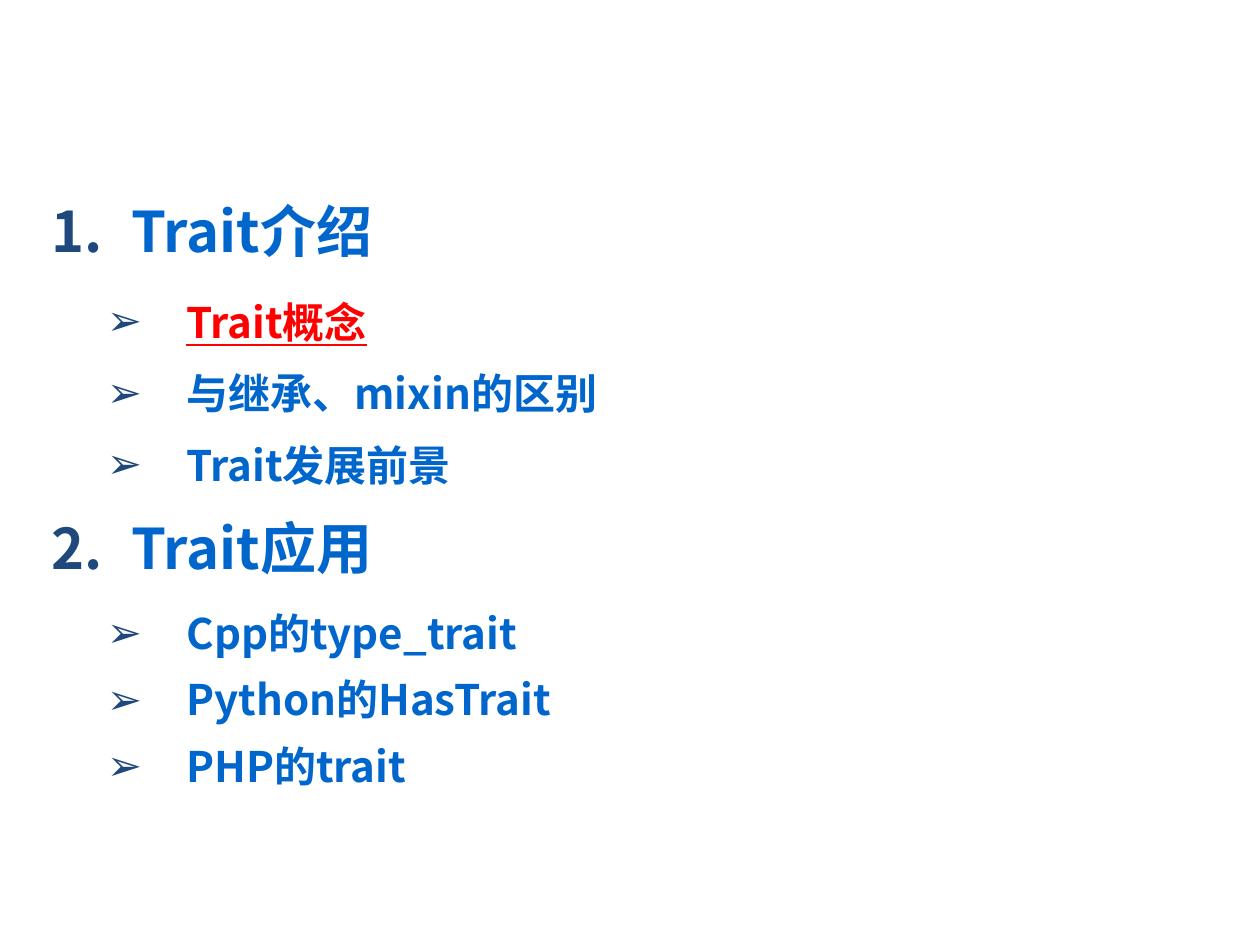
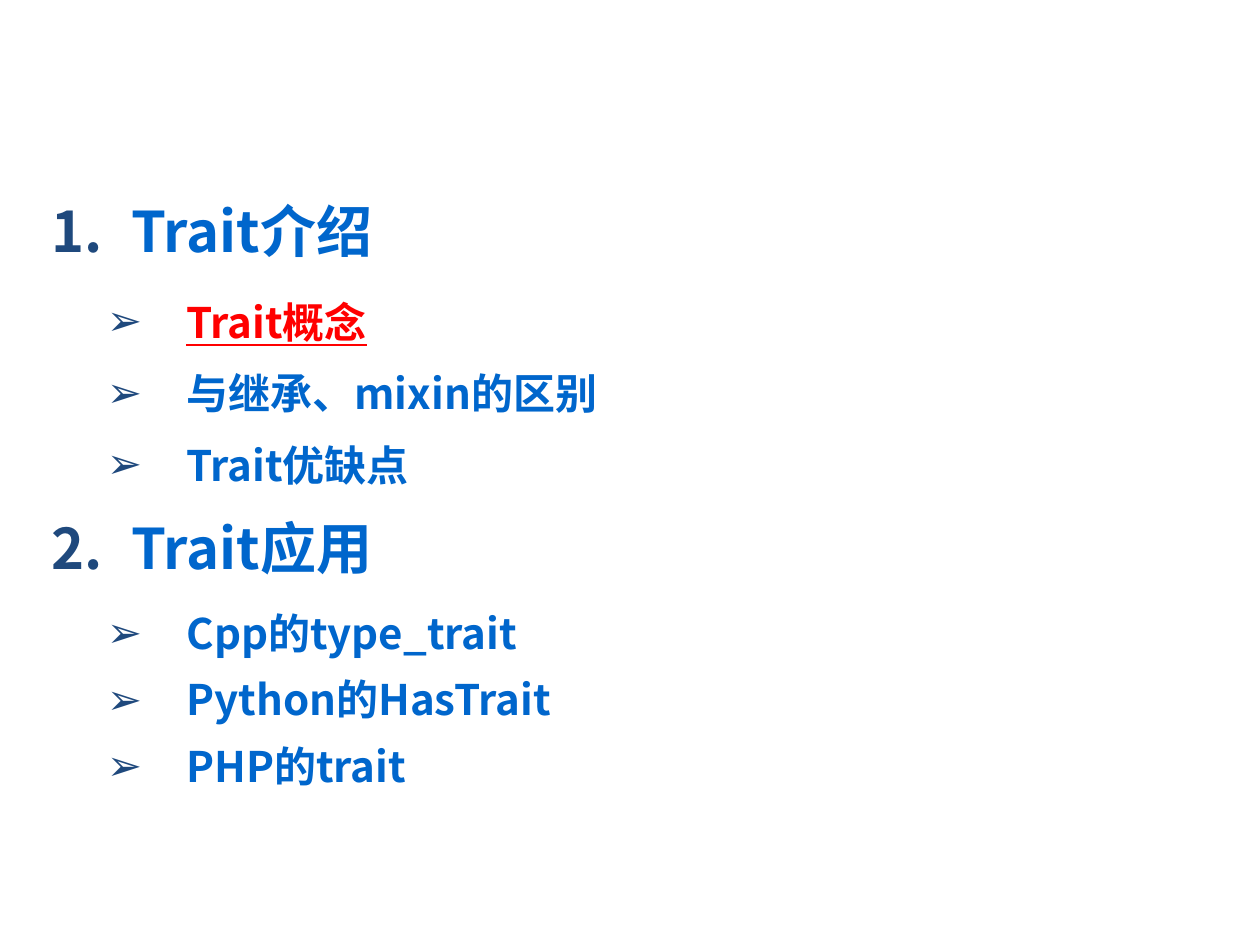
Before and after one commit to 2017-CompilerH-a3/Teamwork-Traits, a slide deck: slide 3 of trait.ppt. Drawn at 1260x945 pixels with LibreOffice and Linux fonts; fonts in the diff are those of the drawing; background and template pictures are left out. Boxes give left, top, right and bottom in pixels: in the first picture for what was removed or moved away, otherwise in the second. Text is boxed around its words. In the diff, an @@ line names an element or a change of style, - is before the commit and + after.

```diff
--- a/trait.ppt
+++ b/trait.ppt
@@ text at (186, 445, 408, 485): text changed @@
-  ➢ Trait发展前景
+  ➢ Trait优缺点
```
Also in this commit, not shown: 3 other slides changed.
